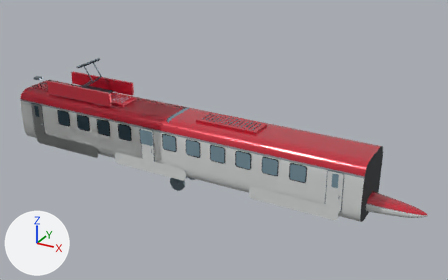
Before and after pictures for a commit that changed the Blender file design/reward3d/komachi.blend.
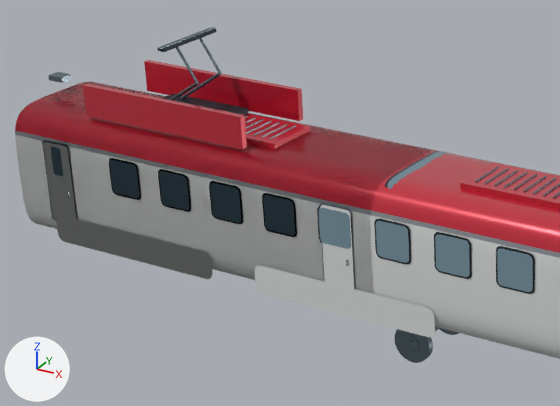
The first picture shows the older version from a camera (50 mm lens) standing at (16.1, -25.0, 15.2) and looking at (2.1, 0.5, 2.5). The close-ups show the older and then the newer version on the part from 3% to 53% of the width and 17% to 74% of the height of that picture. Only the edits that show in the close-ups are written down. The lights are fixed; the arrows at lower left show +X, +Y and +Z.

Script lines for the objects in view, before the commit:
```python
ob_body__glass_001 = bpy.data.objects.new('body__GLASS.001', me_mesh_16)
ob_body__glass_001.parent = ob_standard
ob_body__glass_001.location = (0.0, 0.0, 0.0)
ob_cab_skirt__cab_paint = bpy.data.objects.new('cab-skirt__CAB_PAINT', me_mesh_10)
ob_cab_skirt__cab_paint.parent = ob_cab
ob_cab_skirt__cab_paint.location = (0.0, 0.0, 0.0)
ob_cab_skirt__cab_paint_001 = bpy.data.objects.new('cab-skirt__CAB_PAINT.001', me_mesh_22)
ob_cab_skirt__cab_paint_001.parent = ob_standard
ob_cab_skirt__cab_paint_001.location = (0.0, 0.0, 0.0)
# also in view: 'body__LIVERY_0' at (-1.1, 0.0, 3.7); 'body__RUBBER.001' at (0.0, 0.0, 2.2); 'pantograph__STAINLESS' at (-6.1, 0.0, 4.7); 'pantograph__LIVERY_0' at (-6.0, 0.0, 4.0); 'cab-shell__LIVERY_0' at (1.3, 0.0, 2.4)
```
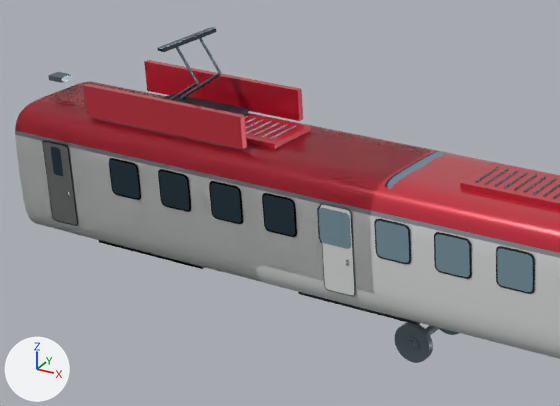
What differs and where, as boxes [x1, y1, x2, y2] in the close-ups (560 x 406 px):
```json
{"object": "cab-skirt__CAB_PAINT", "change": "reshaped", "before": [56, 220, 435, 337], "after": [59, 219, 399, 315]}
{"object": "cab-skirt__CAB_PAINT.001", "change": "reshaped", "before": [56, 219, 212, 279], "on screen": "not visible afterwards"}
{"part": 1, "of": "me_mesh_10", "change": "rebuilt", "before": [56, 220, 212, 279], "after": [59, 219, 221, 272], "on screen": "10% shorter"}
{"part": 2, "of": "me_mesh_10", "change": "added", "after": [256, 266, 399, 315]}
{"part": 3, "of": "me_mesh_10", "change": "deleted", "before": [255, 265, 435, 337]}
```

The change, as JSON lines over the scene's bpy script:
```json
{"block": "me_mesh_10", "where": "# used by ob_cab_skirt__cab_paint; parent = ob_cab; location = (0.0, 0.0, 0.0)"}
{"op": "remove", "block": "me_mesh_10", "code": "me_mesh_10.from_pydata(...)  # 176 vertices, 168 faces; spans x -9.02..1.02, y -1.49..1.49, z 0.69..1.35"}
{"op": "add", "block": "me_mesh_10", "code": "me_mesh_10.from_pydata(...)  # 1100 vertices, 1920 faces; spans x -9.02..1.02, y -1.47..1.47, z 0.69..1.35"}
{"block": "me_mesh_10", "change": "me_mesh_10 part 1: the loose piece of 44 vertices spanning x -9.02..-4.58, y -1.49, z 0.69..1.35 is rebuilt with 275 vertices and now spans x -9.02..-4.57, y -1.47..-0.96, z 0.69..1.35"}
{"block": "me_mesh_10", "change": "me_mesh_10 part 2: a new loose piece of 275 vertices spanning x -3.42..1.02, y -1.47..-0.7, z 0.69..1.35, in mat_cab_paint (white #e6e9e8)"}
{"block": "me_mesh_10", "change": "me_mesh_10 part 3"}
{"block": "me_mesh_10", "change": "44 vertices are removed from x -3.42..1.02, y -1.49, z 0.69..1.35"}
{"block": "me_mesh_10", "change": "42 faces are deleted"}
{"block": "me_mesh_10", "change": "other edits to the shape of me_mesh_10 do not show in these pictures"}
{"block": "me_mesh_22", "where": "# used by ob_cab_skirt__cab_paint_001; parent = ob_standard; location = (0.0, 0.0, 0.0)"}
{"op": "remove", "block": "me_mesh_22", "code": "me_mesh_22.from_pydata(...)  # 176 vertices, 168 faces; spans x -9.0..9.0, y -1.5..1.5, z 0.7..1.4"}
{"op": "add", "block": "me_mesh_22", "code": "me_mesh_22.from_pydata(...)  # 1100 vertices, 1920 faces; spans x -9.0..9.0, y -1.5..1.5, z 0.7..1.4"}
{"block": "me_mesh_22", "change": "me_mesh_22 part 4: 4 vertices moved within x -8.8..-4.8, y -1.5..1.5, z 1.3; 72 vertices removed from x -9.0..-4.6, y -1.5..1.5, z 0.7..1.3; 534 vertices added at x -9.0..-4.6, y -1.5..1.5, z 0.7..1.4"}
{"block": "me_mesh_22", "change": "other edits to the shape of me_mesh_22 do not show in these pictures"}
```
